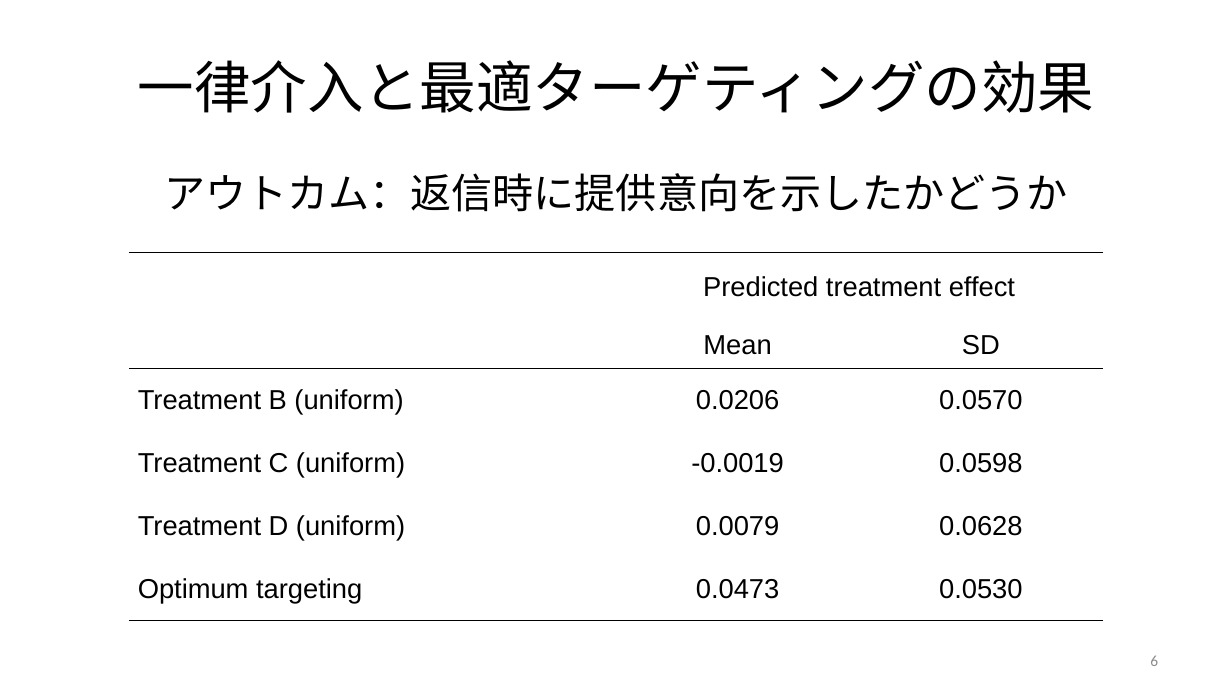
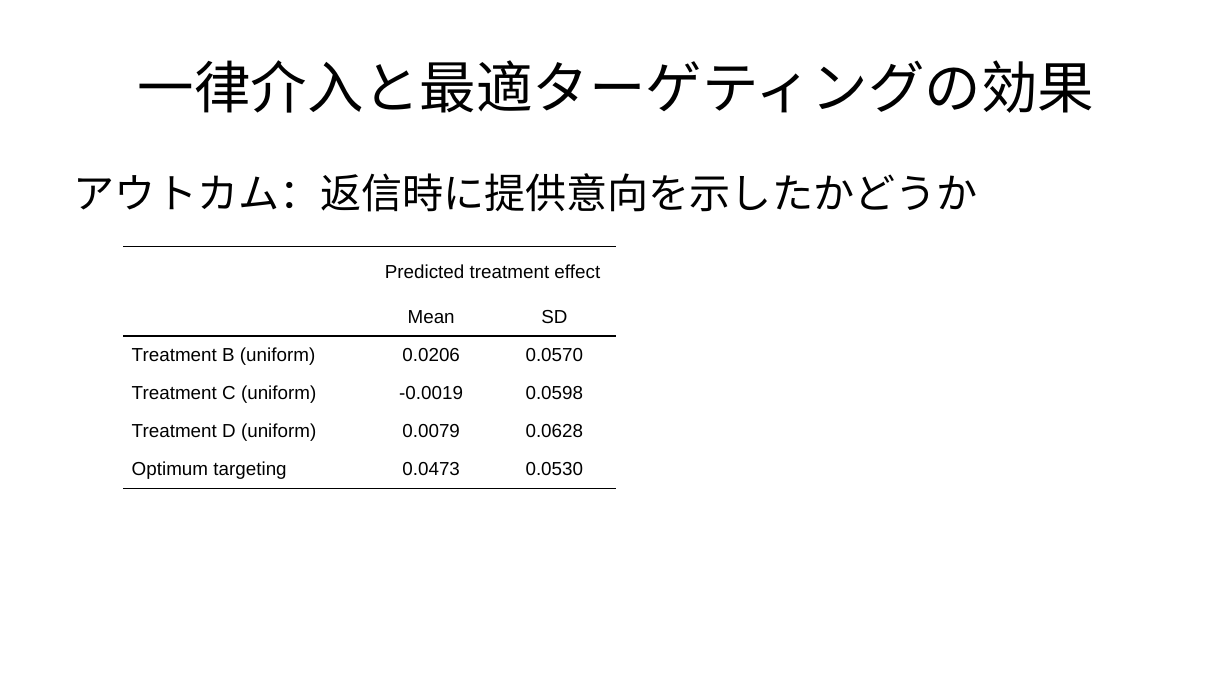
Before and after one commit to JMDP-behavioral-economics/RCT-Nudge, a slide deck: slide 2 of targeting.pptx (slide 6 before the commit). Drawn at 1232x693 pixels with LibreOffice and Linux fonts; fonts in the diff are those of the drawing. Boxes give left, top, right and bottom in pixels: in the first picture for what was removed or moved away, otherwise in the second. Text is boxed around its words. In the diff, an @@ line names an element or a change of style, - is before the commit and + after.

```diff
--- a/targeting.pptx
+++ b/targeting.pptx
@@ text "アウトカム：返信時に提供意向を示したかどうか" at (74, 173, 978, 212): alignment centre to left @@
@@ table at (123, 246, 616, 693) @@
@@ size 16 to 11 pt @@
@@ borders changed @@
@@ table: place and size @@
-table at (129, 253, 1104, 623)
+table at (123, 246, 616, 693)
@@ page number removed at (1150, 655, 1158, 666) @@
-6
```
Also in this commit, not shown: 3 other slides changed, 1 slide added, 3 slides removed, 3 other files.
